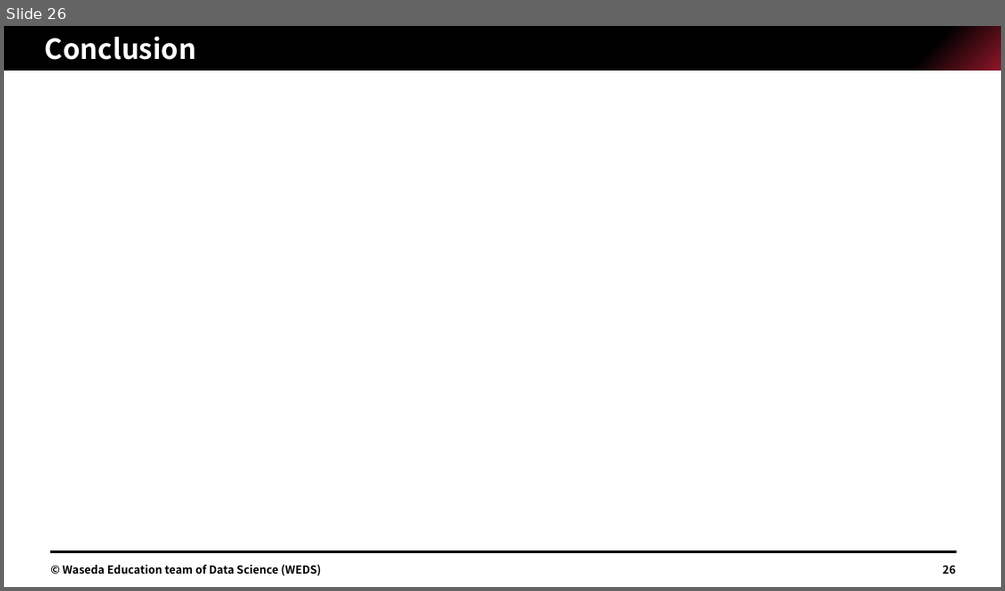
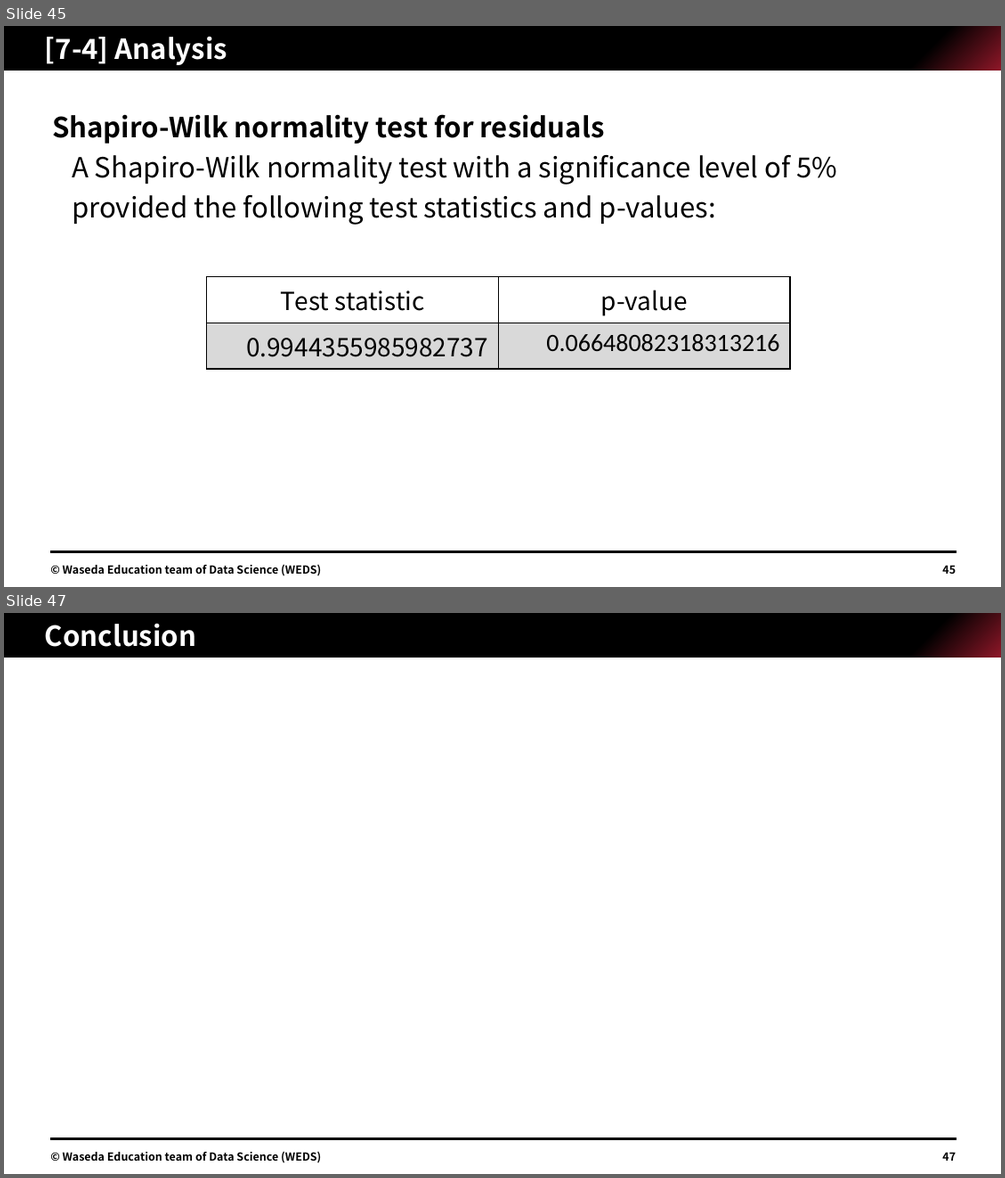
Before and after one commit to Jimin-Park0901/Data-Science, a slide deck: Store_Sale/assignment/1W22CF16.pptx. Shown one above the other, each under a label of ours: slide 26 before the commit, slides 45 and 47 after it; the slides between them are not shown. The pictures are 1005x591 and 1005x1178 pixels, drawn with LibreOffice and Linux fonts; fonts in the diff are those of the drawing; grey boxes stand for pictures. Boxes give left, top, right and bottom in pixels: in the first picture for what was removed or moved away, otherwise in the second. Text is boxed around its words. In the diff, an @@ line names an element or a change of style, - is before the commit and + after.

```diff
--- a/Store_Sale/assignment/1W22CF16.pptx
+++ b/Store_Sale/assignment/1W22CF16.pptx
@@ slide 45 added at <box>4,26,1001,587</box>, background #FFFFFF; not listed: 2 template elements that a slide beside it also shows @@
@@ title added at <box>45,36,227,65</box>, 20 pt, text #FFFFFF, bold @@
+[7-4] Analysis
@@ text added at <box>52,114,837,224</box>, 20 pt, text #000000 @@
+Shapiro-Wilk normality test for residuals
+A Shapiro-Wilk normality test with a significance level of 5% provided the following test statistics and p-values:
@@ table added at <box>206,276,791,361</box>, 2 rows, 2 columns @@
+Test statistic | p-value
+0.9944355985982737 | 0.06648082318313216
@@ text added at <box>63,564,321,576</box>, 8 pt, text #000000, bold @@
+© Waseda Education team of Data Science (WEDS)
@@ page number added at <box>942,564,955,573</box>, 8 pt, text #000000, bold @@
+45
@@ what was slide 26 is now slide 47 @@
@@ page number at <box>942,1151,955,1160</box>: text changed @@
-26
+47
```
Also in this commit, not shown: 17 slides changed, 22 other slides added, 1 slide removed, 4 other files.
